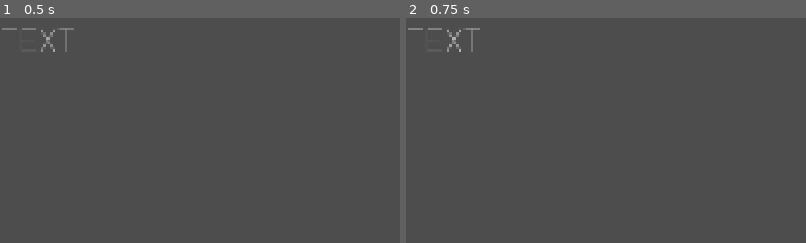
Above: before the commit, frames 1-2 (left to right).
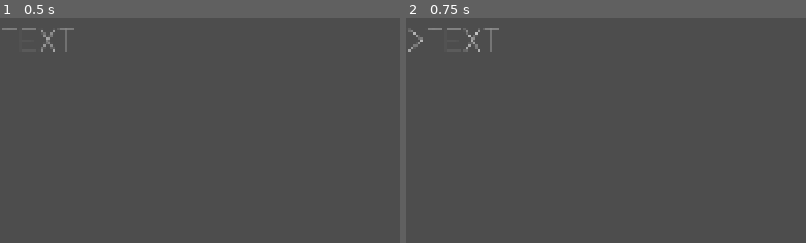
Above: after the commit, the same moments.

Repository: yasukawa426/asteroids-clone-godot
Game: Godot game, scene res://scenes/ui/main_menu_button.tscn
Same seed, same stepped clock (60 frames per second), same inputs: the game is played once before the commit and once after it. This scene is started directly instead of the project's main scene.
Inputs:
- Up to frame 1 (0.5 s): no input
- Up to frame 2 (0.75 s): click "TEXT" at 0.5 s
The pictures show only the part of the screen within x 0-50%, y 0-50%; the shares and areas given below are measured in that part.

Frame 1 is identical in both runs. In frame 2, 0.5% of the frame differs, in the area x 0-24%, y 4-16%.

Commit message:
feat: add script for reusable button

Diff:
--- /dev/null
+++ b/scenes/main_menu_button.gd
@@ -0,0 +1,18 @@
+extends Button
+
+@export var prefix := ">"
+
+var original_text: String
+
+func _ready() -> void:
+	original_text = text
+	focus_entered.connect(_on_focus_entered)
+	focus_exited.connect(_on_focus_exited)
+	mouse_entered.connect(_on_focus_entered)
+	mouse_exited.connect(_on_focus_exited)
+
+func _on_focus_entered() -> void:
+	text = prefix + original_text
+
+func _on_focus_exited() -> void:
+	text = original_text
--- a/scenes/ui/main_menu_button.tscn
+++ b/scenes/ui/main_menu_button.tscn
@@ -1,6 +1,6 @@
 [gd_scene format=3 uid="uid://bb38c7o0c2egf"]
 
-[ext_resource type="Script" uid="uid://lywj84k170xs" path="res://button.gd" id="1_l3bdy"]
+[ext_resource type="Script" uid="uid://lywj84k170xs" path="res://scenes/main_menu_button.gd" id="1_l3bdy"]
 
 [node name="MainMenuButton" type="Button" unique_id=428986994]
 offset_right = 8.0
Not shown, added: scenes/main_menu_button.gd.uid
